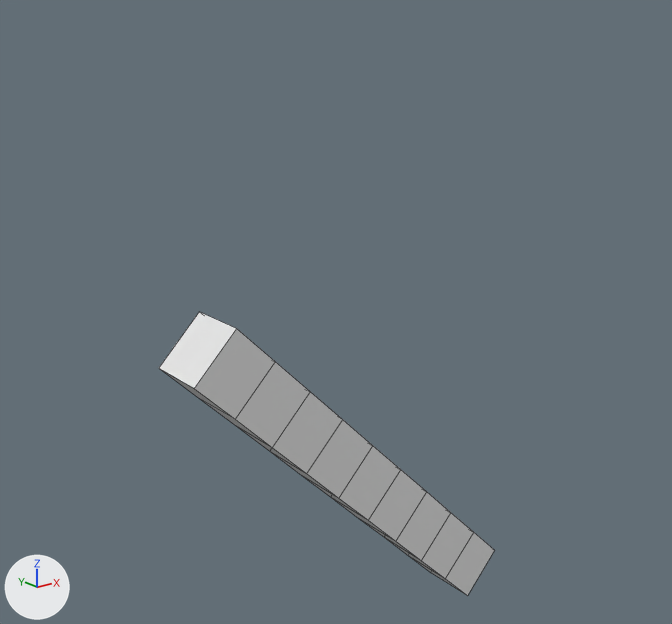
Before and after pictures for a commit that changed the Blender file Spider Walk Animation.blend.
Camera for both pictures: a camera (50 mm lens) standing at (-5.93, -5.44, 5.03) and looking at (-1.43, 0.18, 2.78). Lighting does not change. The marker at lower left points along +X, +Y and +Z. Mesh edges are drawn as thin lines.

The older version as bpy lines, for what is in view:
```python
me_plane = bpy.data.meshes.new('Plane')
me_plane.from_pydata([(0.0, 0.0, 0.0), (0.0, 0.0, 4.0), (0.0, 0.0, 1.33), (0.0, 0.0, 2.67)], [(3, 1), (0, 2), (2, 3)], [])
ob_leg = bpy.data.objects.new('Leg', me_plane)
ob_leg.location = (0.0, 0.0, 0.0)
ob_leg.rotation_euler = (0.0, -0.785, 0.0)  # degrees (0, -45, 0)
_m = ob_leg.modifiers.new('Skin', 'SKIN')
```
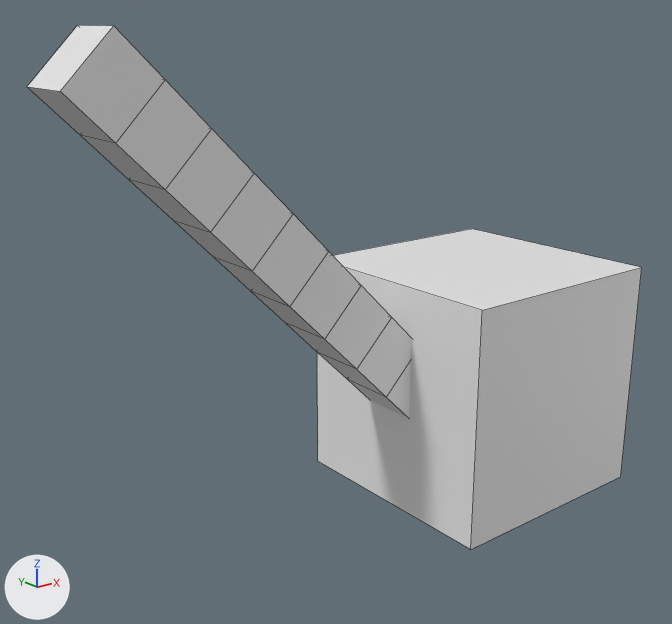
Changed parts and their boxes [x1, y1, x2, y2] in the pictures (672 x 624 px):
'Body', added: after [317, 229, 642, 549]
'Leg', moved: before [159, 312, 495, 596]; after [27, 25, 411, 418]

The change in detail:
Mesh me_cube_001 is new.
It is a box spanning x -1.0..1.0, y -1.0..1.0, z -1.0..1.0.
In object 'Leg' (ob_leg), parent is now set to ob_body.
In object 'Leg' (ob_leg), matrix_parent_inverse is now set to Matrix(((1.0, 0.0, 0.0, 0.0), (0.0, 1.0, 0.0, 0.0), (0.0, 0.0, 1.0, -2.0), (0.0, 0.0, 0.0, 1.0))).
Object 'Leg' (ob_leg) moves from (0.0, 0.0, 0.0) to (-0.765, 0.0, 1.998).
Object 'Body' (ob_body) is new; it shows me_cube_001.
Its location is (0.0, 0.0, 2.0).
